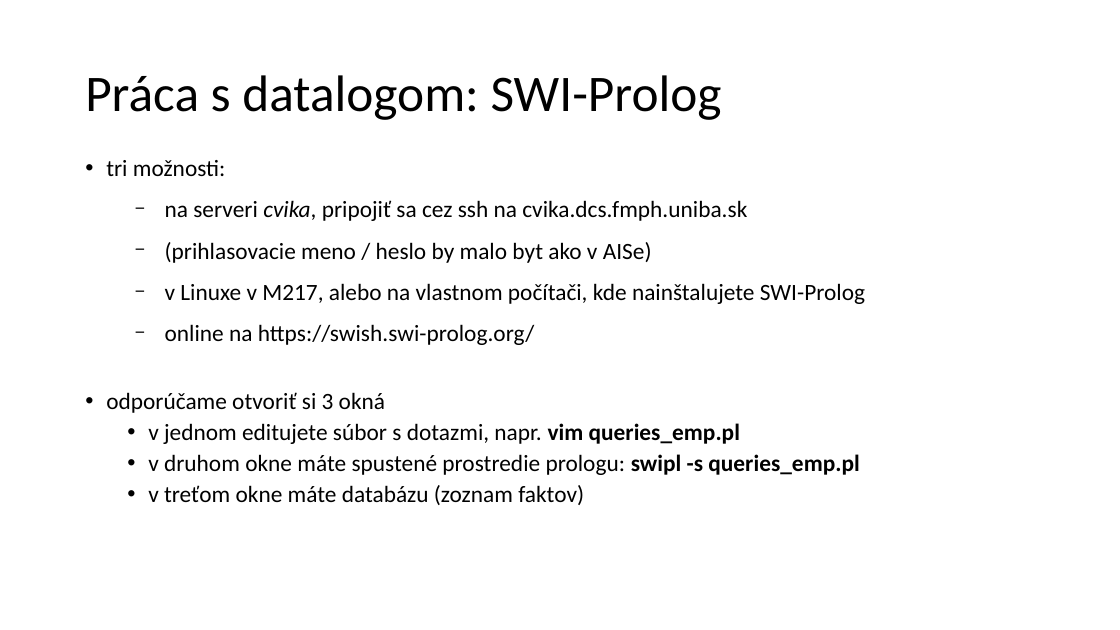
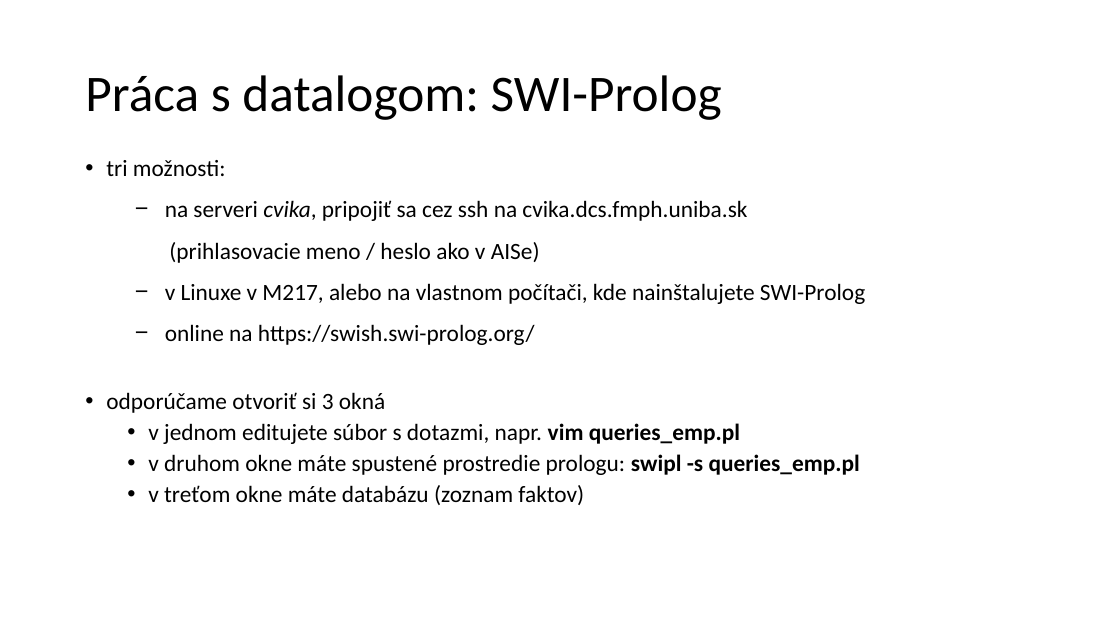
Before and after one commit to janmazak/db_praktikum, a slide deck: slide 4 of materialy/02/datalog.pptx. Drawn at 1120x630 pixels with LibreOffice and Linux fonts; fonts in the diff are those of the drawing. Boxes give left, top, right and bottom in pixels: in the first picture for what was removed or moved away, otherwise in the second. Text is boxed around its words. In the diff, an @@ line names an element or a change of style, - is before the commit and + after.

```diff
--- a/materialy/02/datalog.pptx
+++ b/materialy/02/datalog.pptx
@@ text at (106, 160, 865, 345): less space between paragraphs @@
@@ text at (169, 242, 540, 263): text changed @@
-  − (prihlasovacie meno / heslo by malo byt ako v AISe)
+(prihlasovacie meno / heslo ako v AISe)
```
Also in this commit, not shown: 5 other slides changed, 1 slide removed, 12 other files.
